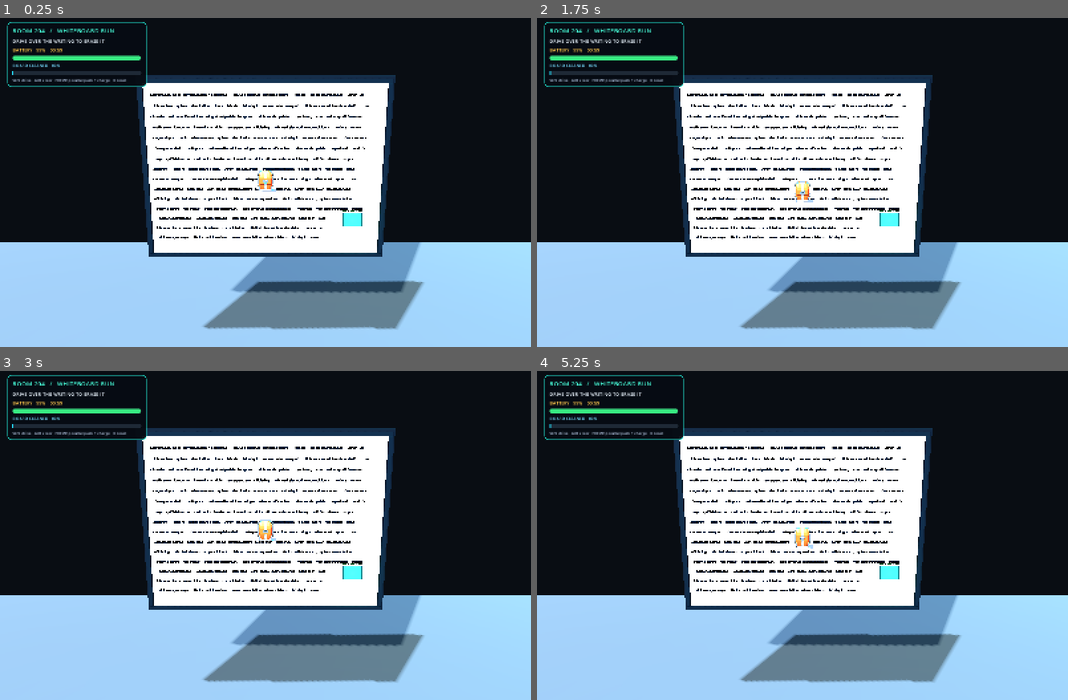
Above: before the commit, frames 1-4 (two rows, left to right).
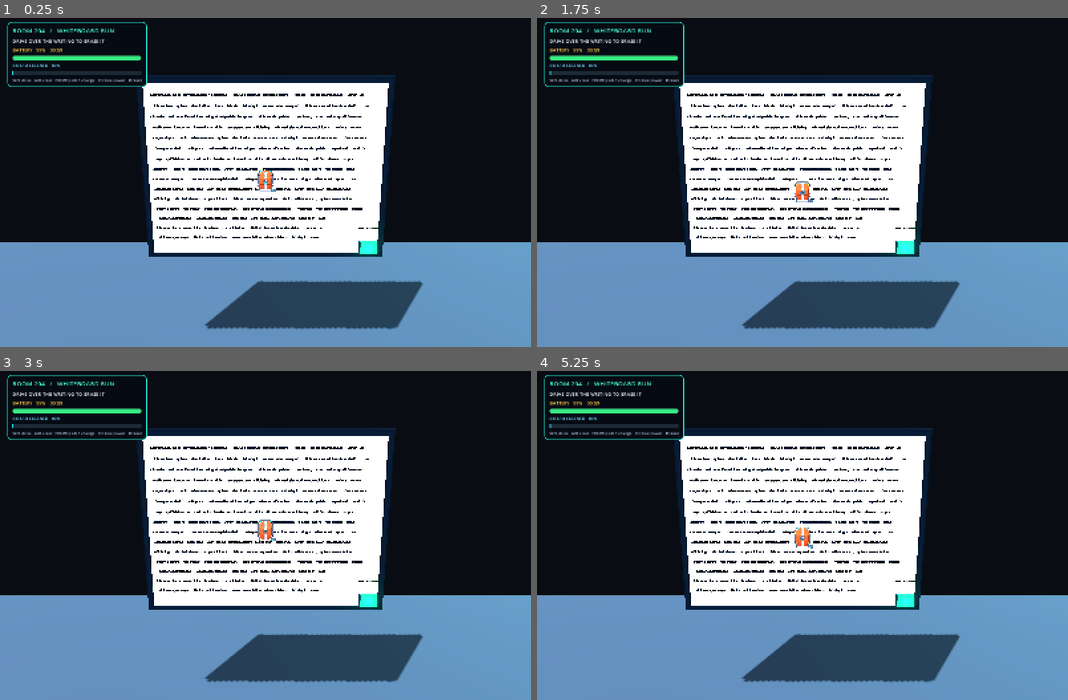
Above: after the commit, the same moments.

Repository: Aranykacsa/robotszivacs
Game: Godot game, scene res://main.tscn
The game is run twice, just before and just after one commit, with the same random seed, the same clock (stepped at 60 frames per second) and the same inputs.
Inputs (mouse positions are in pixels of both pictures, inside the frame that each line leads up to):
- Up to frame 1 (0.25 s): no input
- Up to frame 2 (1.75 s): tap Enter at 0.5 s; move the mouse to (919, 166) at 0.52 s; hold D 0.53-1.28 s; tap R at 0.6, 1.35 s; click (919, 166) at 0.67 s; tap Space at 0.77, 1.25, 1.52 s; move the mouse to (696, 198) at 1.27 s; hold S from 1.28 s (still down)
- Up to frame 3 (3 s): move the mouse to (318, 459) at 2.02 s; release S at 2.03 s; hold D 2.03-2.78 s; tap R at 2.1, 2.85 s; tap Enter at 2.75 s; move the mouse to (238, 601) at 2.77 s; hold W from 2.78 s (still down); click (238, 601) at 2.92 s
- Up to frame 4 (5.25 s): tap Space at 3.02, 3.77, 4.25, 4.52 s; move the mouse to (961, 584) at 3.52 s; release W at 3.53 s; hold A 3.53-5.03 s; tap R at 3.6, 4.35, 5.1 s; move the mouse to (643, 482) at 4.27 s; tap Enter at 5 s; move the mouse to (829, 535) at 5.02 s; hold S from 5.03 s (still down); click (829, 535) at 5.17 s

The runs differ from the first frame. In frame 1, 28% of the frame differs, in the area x 0-100%, y 1-100%; in frame 2, 28%; in frame 3, 28%; in frame 4, 28%.

Commit message:
feat: smoother render and rendered images

Diff:
--- a/godot_vacuum_robot/main.gd
+++ b/godot_vacuum_robot/main.gd
@@ -7,9 +7,11 @@
 const BATTERY_SECONDS := 60.0
 const DRIVE_SPEED := 0.32
 const TURN_SPEED := 2.1
-const DOCK_POSITION := Vector3(0.91, 0.015, 0.68)
+const DOCK_POSITION := Vector3(1.098, 0.015, 0.661)
+const DOCK_HEADING := PI # charger is turned 180° toward the board interior
 const POGO_TIP_FORWARD := 0.1041
 const POGO_LATERAL_SPACING := 0.032
+const UI_REFRESH_INTERVAL := 0.1
 
 var board_root: Node3D
 var robot: Node3D
@@ -29,15 +31,22 @@
 var dock_material: StandardMaterial3D
 var dock_light: OmniLight3D
 var elapsed := 0.0
+var ui_refresh_elapsed := 0.0
+var low_performance_mode := false
+var key_light: DirectionalLight3D
+var robot_shadow_casters: Array[GeometryInstance3D] = []
 
 func _ready() -> void:
 	_build_classroom()
+	key_light = get_node_or_null("KeyLight") as DirectionalLight3D
+	Engine.max_fps = 60
 	_build_wall_board()
 	_build_dock()
 	robot = ROBOT_SCENE.instantiate() as Node3D
 	robot.name = "Whiteboard Robot"
 	robot.position = Vector3(0.0, 0.015, 0.08)
 	board_root.add_child(robot)
+	_optimize_robot_shadows()
 	_build_camera()
 	_build_hud()
 	Input.mouse_mode = Input.MOUSE_MODE_VISIBLE
@@ -71,19 +80,7 @@
 	sign.modulate = Color(0.40, 1.0, 0.88)
 	sign.position = Vector3(-3.9, 4.55, -1.53)
 	add_child(sign)
-	var key := DirectionalLight3D.new()
-	key.name = "Classroom Key Light"
-	key.rotation_degrees = Vector3(-35, -24, 0)
-	key.light_color = Color(1.0, 0.91, 0.76)
-	key.light_energy = 1.15
-	key.shadow_enabled = true
-	add_child(key)
-	var fill := OmniLight3D.new()
-	fill.position = Vector3(0, 4.7, 2.0)
-	fill.light_color = Color(0.52, 0.86, 1.0)
-	fill.light_energy = 0.85
-	fill.omni_range = 8.0
-	add_child(fill)
+	# The scene's shared key and fill lights illuminate the room; avoid adding duplicates here.
 
 func _build_wall_board() -> void:
 	board_root = Node3D.new()
@@ -171,11 +168,11 @@
 			word_index += 1
 
 func _build_dock() -> void:
-	# Robot pins sit at x = +/-16 mm and extend 104.1 mm forward from its root.
-	# The charger face is therefore placed exactly at the pin-tip plane when parked.
-	var face_z := DOCK_POSITION.z - POGO_TIP_FORWARD
+	# The robot faces inward from the corner. Its pins extend along +board-Z at this heading.
+	# The charger face sits on the inward edge; its body reaches the board's outer corner.
+	var face_z := DOCK_POSITION.z + POGO_TIP_FORWARD
 	var dock := _box("Pogo Pin Charging Station", Vector3(0.19, 0.050, 0.13),
-		Vector3(DOCK_POSITION.x, 0.039, face_z - 0.065), Color(0.055, 0.12, 0.16), 0.55, 0.28)
+		Vector3(DOCK_POSITION.x, 0.039, face_z + 0.065), Color(0.055, 0.12, 0.16), 0.55, 0.28)
 	dock_material = StandardMaterial3D.new()
 	dock_material.albedo_color = Color(0.08, 0.52, 0.32)
 	dock_material.emission_enabled = true
@@ -184,12 +181,12 @@
 	board_root.add_child(dock)
 	for side in [-1.0, 1.0]:
 		var guide := _box("Dock Nose Guide", Vector3(0.012, 0.046, 0.13),
-			Vector3(DOCK_POSITION.x + side * 0.095, 0.044, face_z - 0.065), Color(0.10, 0.26, 0.31), 0.65, 0.25)
+			Vector3(DOCK_POSITION.x + side * 0.095, 0.044, face_z + 0.065), Color(0.10, 0.26, 0.31), 0.65, 0.25)
 		board_root.add_child(guide)
 	for side in [-1.0, 1.0]:
 		var contact := _box("Dock Copper Contact %s" % ("L" if side < 0 else "R"),
 			Vector3(0.012, 0.018, 0.004),
-			Vector3(DOCK_POSITION.x + side * POGO_LATERAL_SPACING / 2.0, DOCK_POSITION.y + 0.0095, face_z - 0.002),
+			Vector3(DOCK_POSITION.x + side * POGO_LATERAL_SPACING / 2.0, DOCK_POSITION.y + 0.0095, face_z + 0.002),
 			Color(0.96, 0.57, 0.16), 0.86, 0.20)
 		board_root.add_child(contact)
 	var label := Label3D.new()
@@ -203,7 +200,7 @@
 	board_root.add_child(label)
 	dock_light = OmniLight3D.new()
 	dock_light.name = "Dock Status Light"
-	dock_light.position = BOARD_CENTER + board_root.basis * Vector3(DOCK_POSITION.x, 0.09, face_z - 0.065)
+	dock_light.position = BOARD_CENTER + board_root.basis * Vector3(DOCK_POSITION.x, 0.09, face_z + 0.065)
 	dock_light.light_color = Color(0.1, 1.0, 0.45)
 	dock_light.light_energy = 0.4
 	dock_light.omni_range = 0.55
@@ -260,7 +257,7 @@
 	clean_bar = _make_bar(Color(0.14, 0.82, 0.92))
 	column.add_child(clean_bar)
 	var controls := Label.new()
-	controls.text = "W/S drive   A/D steer   HOME parallel park + charge   R reset"
+	controls.text = "W/S drive   A/D steer   HOME park + charge   F10 low power   R reset"
 	controls.add_theme_color_override("font_color", Color(0.70, 0.77, 0.88))
 	controls.add_theme_font_size_override("font_size", 12)
 	column.add_child(controls)
@@ -288,6 +285,8 @@
 		parking_phase = 0
 	if event.keycode == KEY_R:
 		get_tree().reload_current_scene()
+	if event.keycode == KEY_F10:
+		_set_low_performance_mode(not low_performance_mode)
 	if event.keycode == KEY_F11:
 		var mode := DisplayServer.window_get_mode()
 		DisplayServer.window_set_mode(DisplayServer.WINDOW_MODE_WINDOWED if mode == DisplayServer.WINDOW_MODE_FULLSCREEN else DisplayServer.WINDOW_MODE_FULLSCREEN)
@@ -305,8 +304,36 @@
 		battery_seconds = maxf(0.0, battery_seconds - delta)
 		if battery_seconds <= 0.0:
 			_start_fall()
-	_update_cleaning()
-	_update_hud(delta)
+	ui_refresh_elapsed += delta
+	if ui_refresh_elapsed >= UI_REFRESH_INTERVAL:
+		var refresh_delta := ui_refresh_elapsed
+		ui_refresh_elapsed = 0.0
+		_update_cleaning()
+		_update_hud(refresh_delta)
+
+func _optimize_robot_shadows() -> void:
+	# Tiny fasteners, sensors, and board electronics add many shadow draw calls but
+	# do not change the robot's silhouette. Keep shadows on the larger visible parts.
+	var pending: Array[Node] = [robot]
+	while not pending.is_empty():
+		var parent: Node = pending.pop_back()
+		for child in parent.get_children():
+			pending.append(child)
+			if child is MeshInstance3D and child.mesh != null:
+				var bounds: Vector3 = child.mesh.get_aabb().size * child.scale
+				if maxf(bounds.x, maxf(bounds.y, bounds.z)) < 0.015:
+					child.cast_shadow = GeometryInstance3D.SHADOW_CASTING_SETTING_OFF
+				else:
+					robot_shadow_casters.append(child)
+
+func _set_low_performance_mode(enabled: bool) -> void:
+	low_performance_mode = enabled
+	Engine.max_fps = 30 if enabled else 60
+	if key_light != null:
+		key_light.shadow_enabled = not enabled
+	for mesh_instance in robot_shadow_casters:
+		if is_instance_valid(mesh_instance):
+			mesh_instance.cast_shadow = GeometryInstance3D.SHADOW_CASTING_SETTING_OFF if enabled else GeometryInstance3D.SHADOW_CASTING_SETTING_ON
 
 func _update_player_drive(delta: float) -> void:
 	var throttle := float(Input.is_physical_key_pressed(KEY_W)) - float(Input.is_physical_key_pressed(KEY_S))
@@ -319,8 +346,8 @@
 
 func _update_return_drive(delta: float) -> void:
 	var y := robot.position.y
-	var approach := Vector3(DOCK_POSITION.x - 0.22, y, DOCK_POSITION.z + 0.16)
-	var align := Vector3(DOCK_POSITION.x, y, DOCK_POSITION.z + 0.16)
+	var approach := Vector3(DOCK_POSITION.x - 0.22, y, DOCK_POSITION.z - 0.16)
+	var align := Vector3(DOCK_POSITION.x, y, DOCK_POSITION.z - 0.16)
 	match parking_phase:
 		0:
 			if _drive_toward(approach, delta):
@@ -329,13 +356,13 @@
 			if _drive_toward(align, delta):
 				parking_phase = 2
 		2:
-			_rotate_robot_toward(0.0, delta) # point the front pogo pins into the charger face
-			if absf(wrapf(robot.rotation.y, -PI, PI)) < 0.035:
+			_rotate_robot_toward(DOCK_HEADING, delta) # point the front pogo pins into the charger face
+			if absf(wrapf(robot.rotation.y - DOCK_HEADING, -PI, PI)) < 0.035:
 				parking_phase = 3
 		3:
 			if _drive_toward(DOCK_POSITION, delta):
 				robot.position = DOCK_POSITION
-				robot.rotation.y = 0.0
+				robot.rotation.y = DOCK_HEADING
 				returning_to_dock = false
 				charging = true
 	if not returning_to_dock:
@@ -410,9 +437,10 @@
 		dock_light.light_energy = 0.4 + pulse * (1.5 if docked else 0.25)
 
 func _pogo_contacts_mated() -> bool:
-	var face_z := DOCK_POSITION.z - POGO_TIP_FORWARD
+	var face_z := DOCK_POSITION.z + POGO_TIP_FORWARD
 	for side in [-1.0, 1.0]:
-		var pin_tip := robot.to_global(Vector3(side * POGO_LATERAL_SPACING / 2.0, 0.0095, -POGO_TIP_FORWARD))
+		# A 180° heading swaps the left/right pin positions in board-local X.
+		var pin_tip := robot.to_global(Vector3(-side * POGO_LATERAL_SPACING / 2.0, 0.0095, -POGO_TIP_FORWARD))
 		var pad_face := board_root.to_global(Vector3(DOCK_POSITION.x + side * POGO_LATERAL_SPACING / 2.0, DOCK_POSITION.y + 0.0095, face_z))
 		if pin_tip.distance_to(pad_face) > 0.004:
 			return false
Not shown, changed: build_vacuum_robot.py
Not shown, added: godot_vacuum_robot/logs/headless_import.log
Not shown, added: godot_vacuum_robot/logs/headless_smoke.log
Not shown, added: renders/robot_views/01_assembled_hero_hood_down.png
Not shown, added: renders/robot_views/02_front_three_quarter_hood_down.png
Not shown, added: renders/robot_views/03_side_profile_hood_down.png
Not shown, added: renders/robot_views/04_rear_three_quarter_hood_down.png
Not shown, added: renders/robot_views/05_top_view_hood_down.png
Not shown, added: renders/robot_views/06_service_view_hood_removed.png
Not shown, added: renders/robot_views/07_top_view_hood_removed.png
Not shown, added: renders/robot_views/08_exploded_service_components.png
Not shown, added: renders/robot_views/09_full_sponge_vacuum_aperture_underside.png
(and 7 more such lines)
